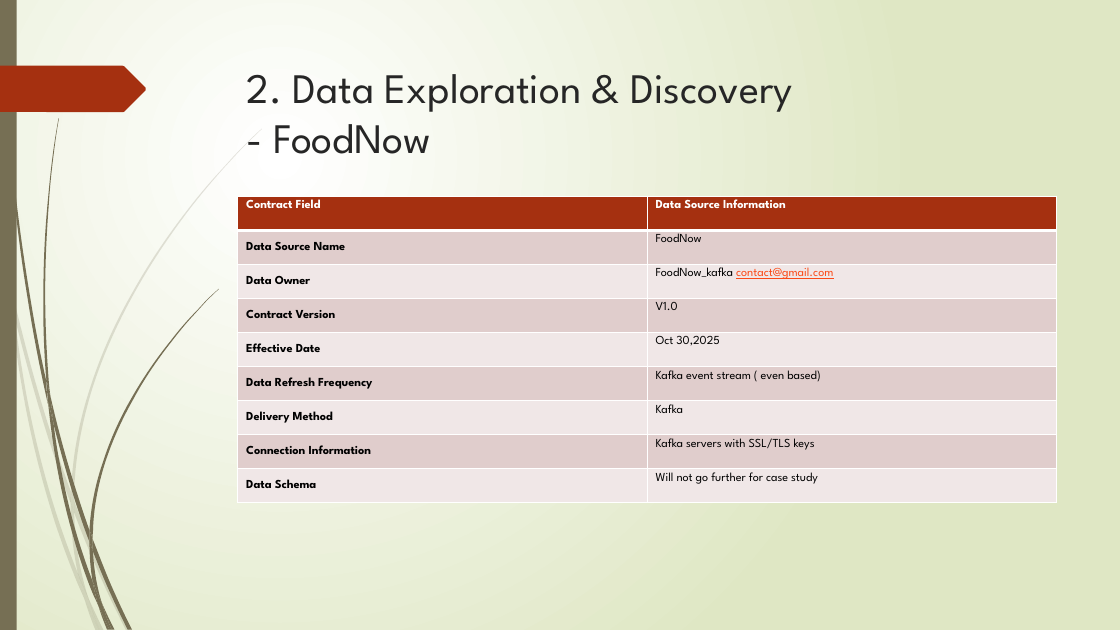
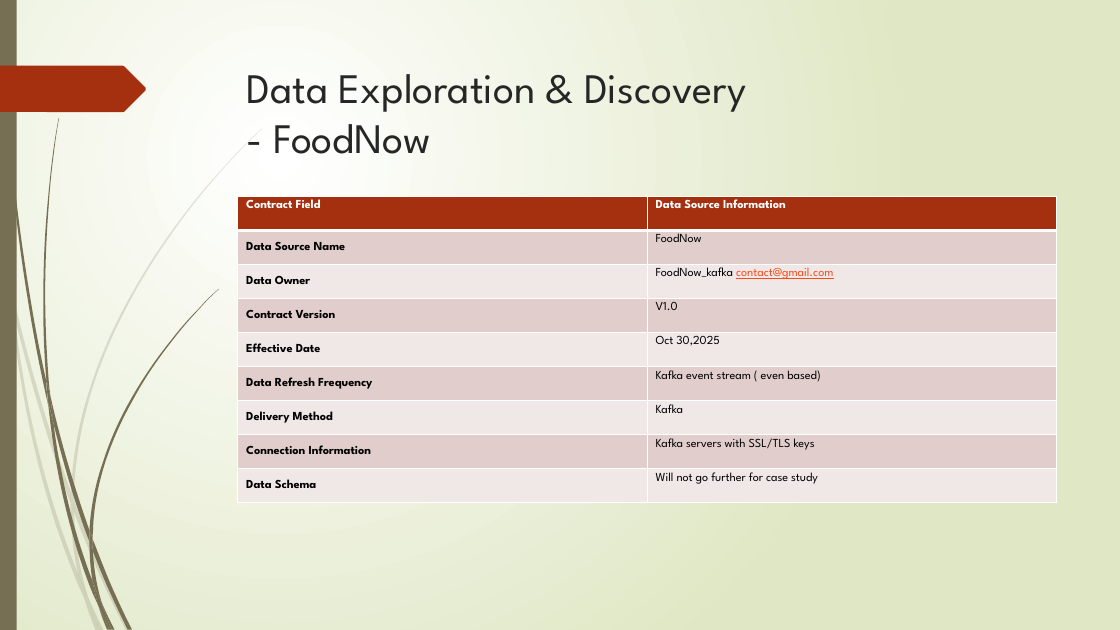
Before and after one commit to gabrielchanyk/food_insights_data_engineering, a slide deck: slide 8 of InsightEats Case Study.pptx. Drawn at 1120x630 pixels with LibreOffice and Linux fonts; fonts in the diff are those of the drawing. Boxes give left, top, right and bottom in pixels: in the first picture for what was removed or moved away, otherwise in the second. Text is boxed around its words. In the diff, an @@ line names an element or a change of style, - is before the commit and + after.

```diff
--- a/InsightEats Case Study.pptx
+++ b/InsightEats Case Study.pptx
@@ title at (247, 74, 746, 154): text changed @@
-2. Data Exploration & Discovery
-- FoodNow
+Data Exploration & Discovery
+- FoodNow
```
Also in this commit, not shown: 15 other slides changed, 19 slides added, 1 slide removed, 6 other files.
